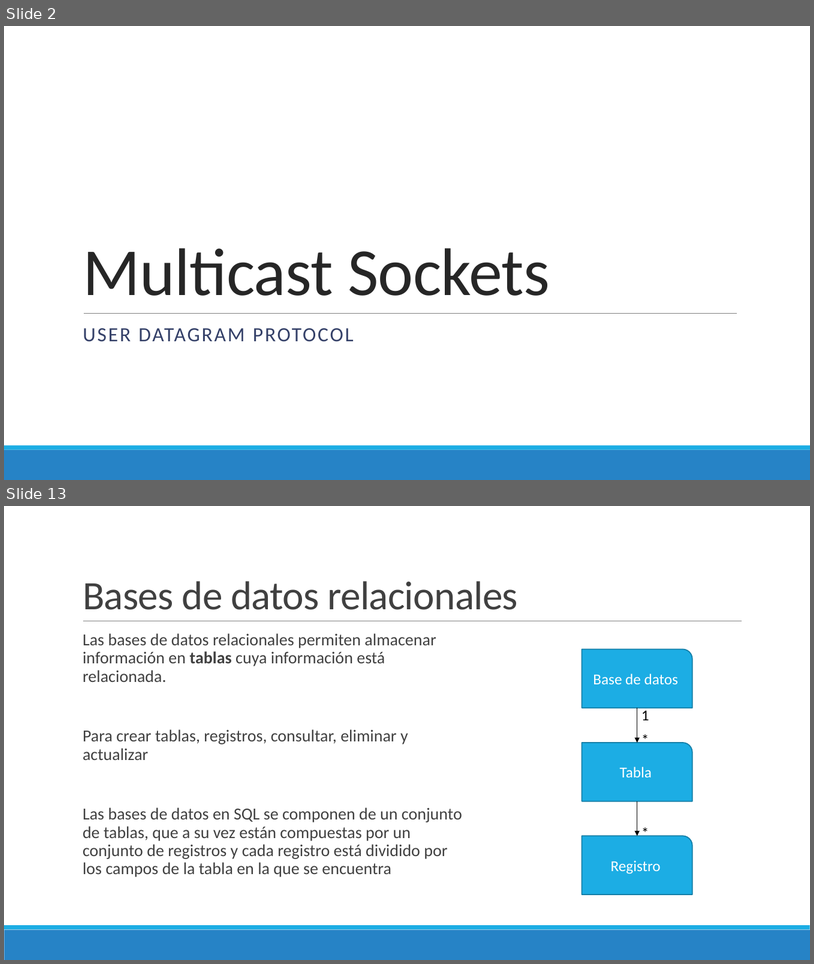
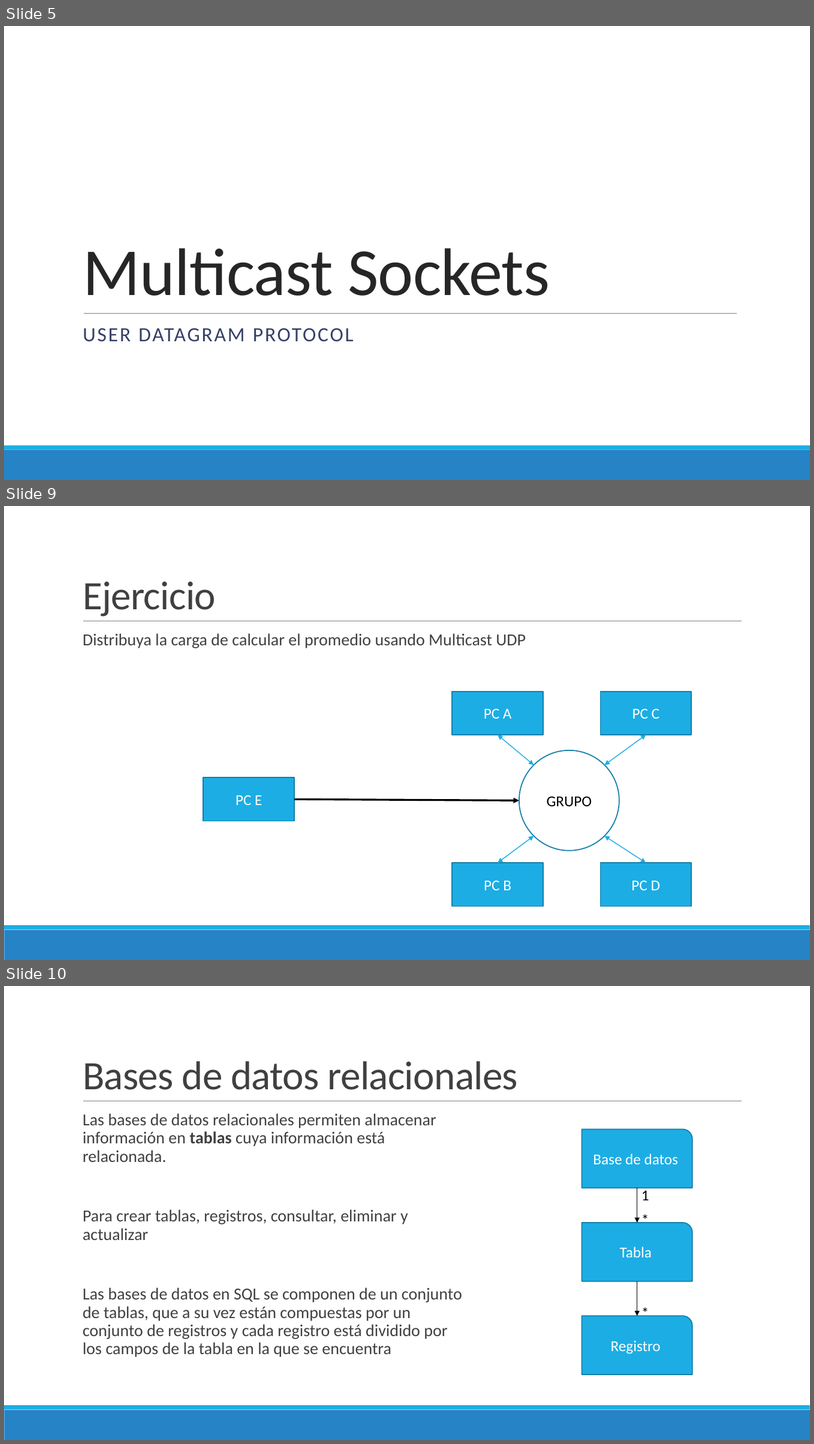
Before and after one commit to Domiciano/PrograRed201, a slide deck: Semana 9/Presentación.pptx. Shown one above the other, each under a label of ours: slides 2 and 13 before the commit, slides 5, 9 and 10 after it; the slides between them are not shown. The pictures are 814x964 and 814x1444 pixels, drawn with LibreOffice and Linux fonts; fonts in the diff are those of the drawing. Boxes give left, top, right and bottom in pixels: in the first picture for what was removed or moved away, otherwise in the second. Text is boxed around its words. In the diff, an @@ line names an element or a change of style, - is before the commit and + after.

```diff
--- a/Semana 9/Presentación.pptx
+++ b/Semana 9/Presentación.pptx
@@ slide 9 added at box(4, 506, 810, 960), background #FFFFFF; not listed: 3 template elements that a slide beside it also shows @@
@@ title added at box(83, 582, 216, 616), 48 pt, text #404040 @@
+Ejercicio
@@ text added at box(83, 633, 526, 648), 20 pt, text #404040 @@
+  Distribuya la carga de calcular el promedio usando Multicast UDP
@@ rectangle added at box(452, 691, 543, 735), fill #1CADE4, outline #1580A9 1.25 pt, 18 pt, text #FFFFFF @@
+PC A
@@ rectangle added at box(601, 691, 692, 735), fill #1CADE4, outline #1580A9 1.25 pt, 18 pt, text #FFFFFF @@
+PC C
@@ double arrow added from (498, 735) to (534, 765), #1CADE4 1 pt @@
@@ double arrow added from (605, 765) to (647, 735), #1CADE4 1 pt @@
@@ ellipse added at box(519, 750, 620, 851), fill #FFFFFF, outline #1580A9 1.25 pt, 18 pt, text #000000 @@
+GRUPO
@@ rectangle added at box(204, 778, 295, 821), fill #1CADE4, outline #1580A9 1.25 pt, 18 pt, text #FFFFFF @@
+PC E
@@ arrow added from (294, 799) to (519, 800), #000000 2.25 pt @@
@@ double arrow added from (534, 835) to (498, 862), #1CADE4 1 pt @@
@@ double arrow added from (647, 862) to (605, 835), #1CADE4 1 pt @@
@@ rectangle added at box(452, 862, 543, 906), fill #1CADE4, outline #1580A9 1.25 pt, 18 pt, text #FFFFFF @@
+PC B
@@ rectangle added at box(601, 862, 692, 906), fill #1CADE4, outline #1580A9 1.25 pt, 18 pt, text #FFFFFF @@
+PC D
@@ what was slide 2 is now slide 5 @@
@@ what was slide 13 is now slide 10 @@
```
Also in this commit, not shown: 6 slides changed, 4 other slides added, 8 slides removed.
